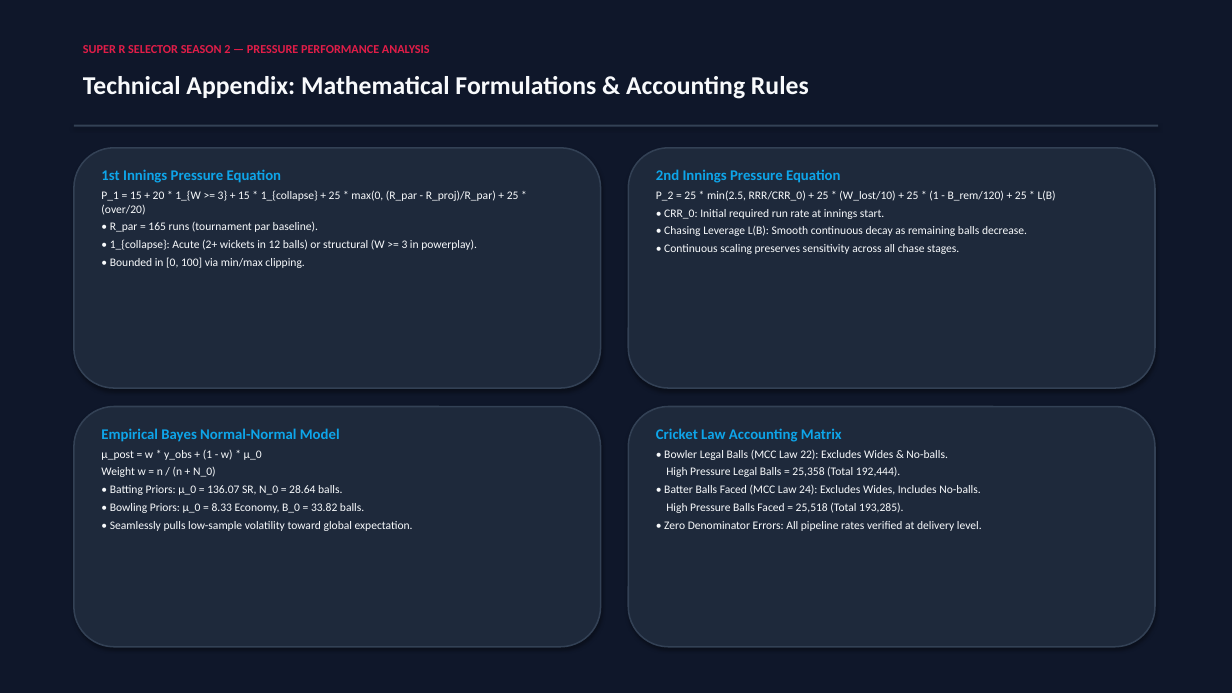
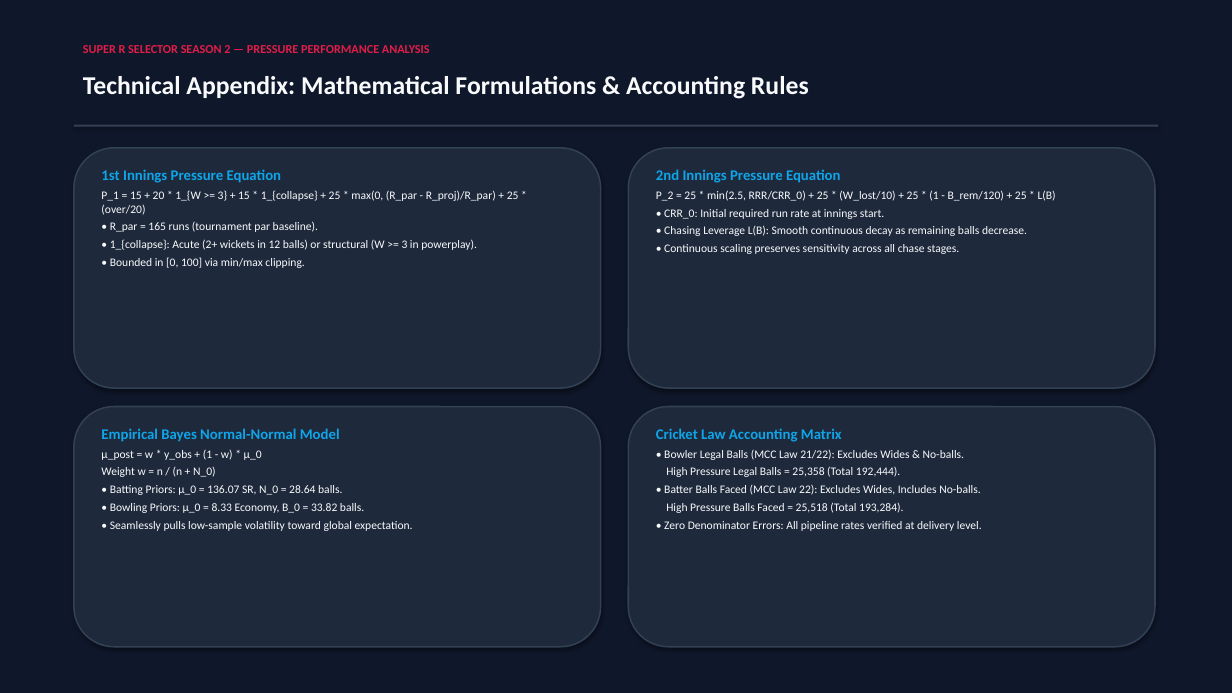
Before and after one commit to siddu2099/rr_hackathon, a slide deck: slide 13 of SupeRR_Selector_Season2_Final.pptx. Drawn at 1232x693 pixels with LibreOffice and Linux fonts; fonts in the diff are those of the drawing. Boxes give left, top, right and bottom in pixels: in the first picture for what was removed or moved away, otherwise in the second. Text is boxed around its words. In the diff, an @@ line names an element or a change of style, - is before the commit and + after.

```diff
--- a/SupeRR_Selector_Season2_Final.pptx
+++ b/SupeRR_Selector_Season2_Final.pptx
@@ text at bbox=[664, 449, 964, 460]: text changed @@
-• Bowler Legal Balls (MCC Law 22): Excludes Wides & No-balls.
+• Bowler Legal Balls (MCC Law 21/22): Excludes Wides & No-balls.
@@ text at bbox=[664, 484, 980, 513]: text changed @@
-• Batter Balls Faced (MCC Law 24): Excludes Wides, Includes No-balls.
-High Pressure Balls Faced = 25,518 (Total 193,285).
+• Batter Balls Faced (MCC Law 22): Excludes Wides, Includes No-balls.
+High Pressure Balls Faced = 25,518 (Total 193,284).
```
Also in this commit, not shown: 4 other slides changed, 1 other file.
